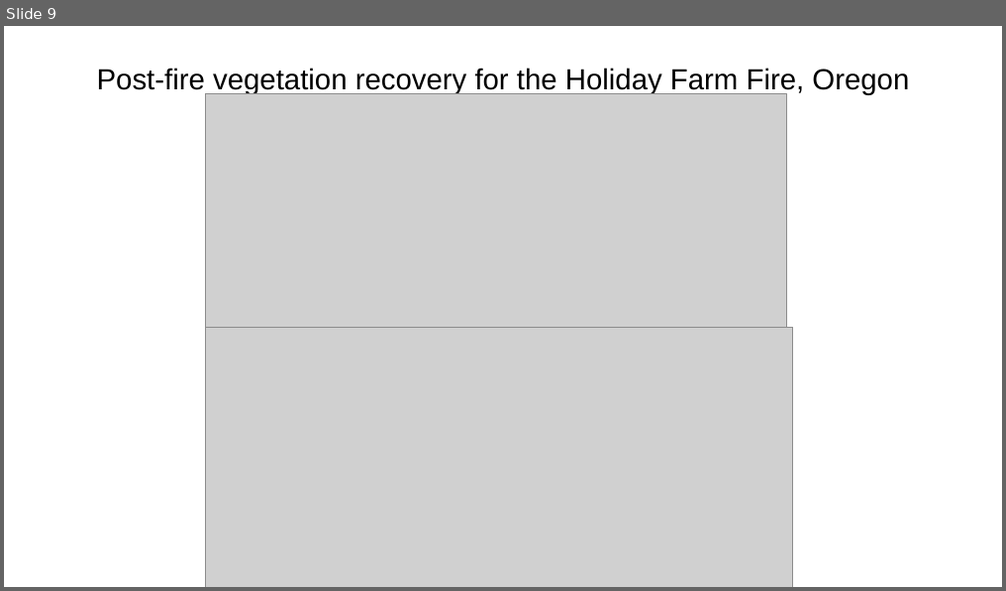
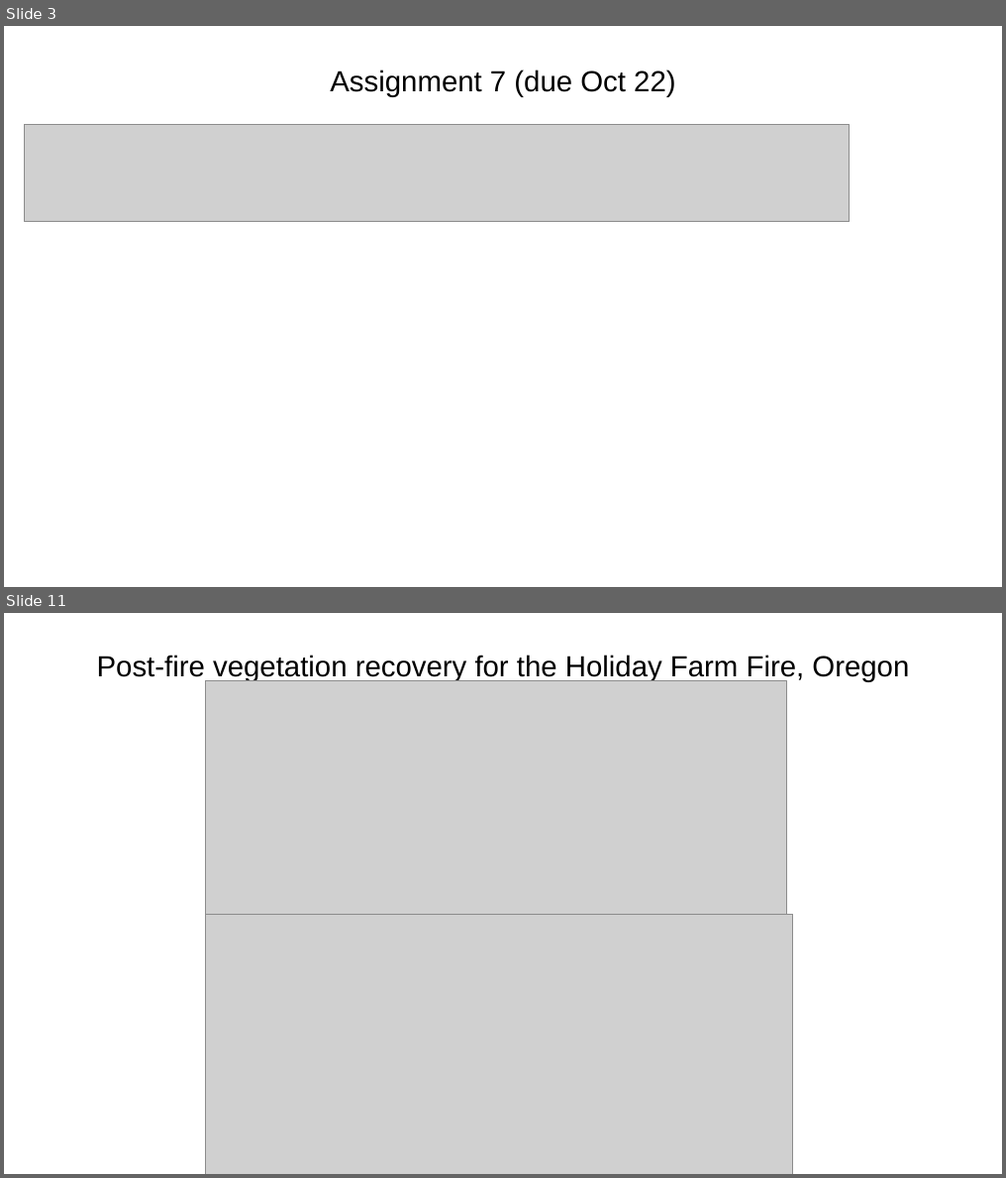
Before and after one commit to ryan-lab-duke/gds-applications-site, a slide deck: book/final-project/previous-projects.pptx. Shown one above the other, each under a label of ours: slide 9 before the commit, slides 3 and 11 after it; the slides between them are not shown. The pictures are 1006x591 and 1006x1178 pixels, drawn with LibreOffice and Linux fonts; fonts in the diff are those of the drawing; grey boxes stand for pictures. Boxes give left, top, right and bottom in pixels: in the first picture for what was removed or moved away, otherwise in the second. Text is boxed around its words. In the diff, an @@ line names an element or a change of style, - is before the commit and + after.

```diff
--- a/book/final-project/previous-projects.pptx
+++ b/book/final-project/previous-projects.pptx
@@ slide 3 added at box(4, 26, 1002, 587), background #FFFFFF @@
@@ text added at box(330, 70, 675, 96), 28 pt, text #000000 @@
+Assignment 7 (due Oct 22)
@@ picture added at box(24, 125, 849, 222) @@
@@ what was slide 9 is now slide 11 @@
```
Also in this commit, not shown: 2 slides changed, 8 other slides added, 7 slides removed, 12 other files.
